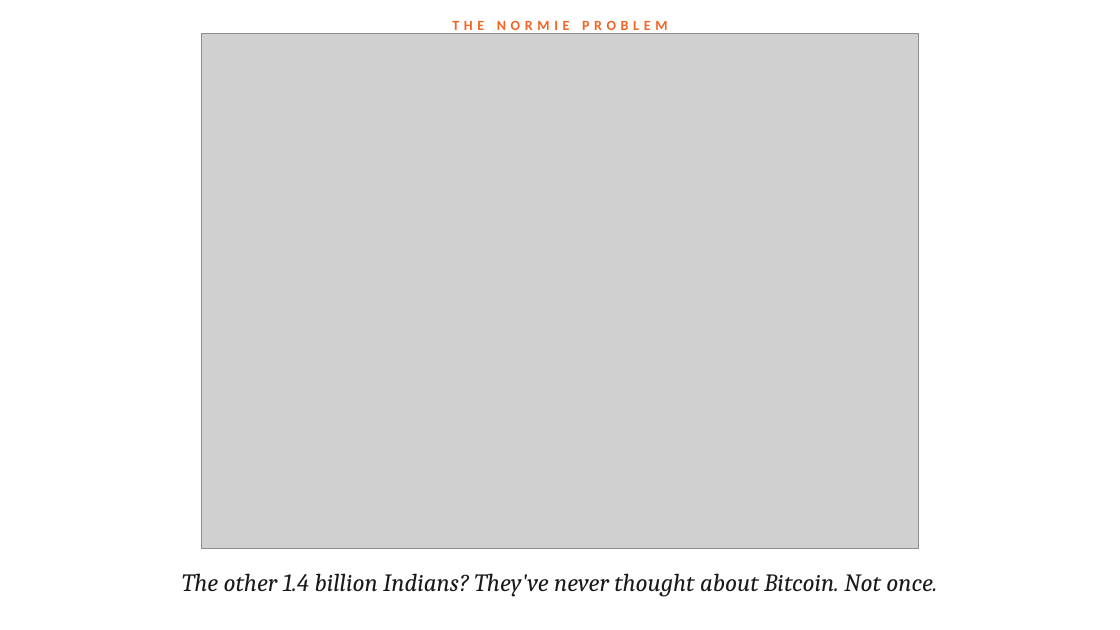
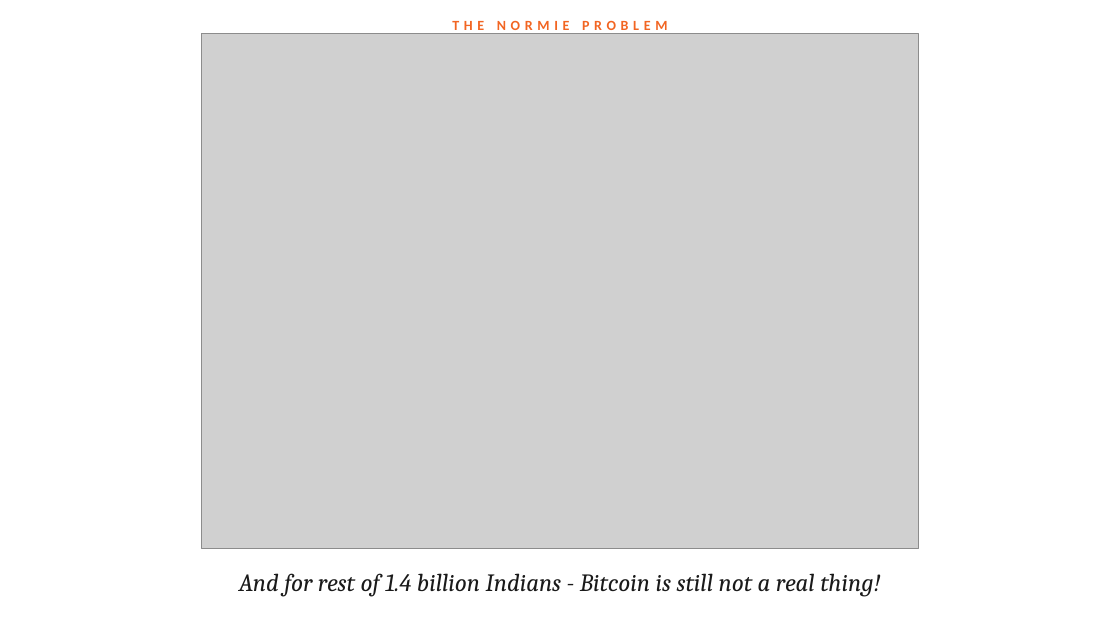
Before and after one commit to setusaurabh/bitcoincierge-pitch-deck, a slide deck: slide 4 of dist/bitcoincierge_pitch_deck.pptx. Drawn at 1120x630 pixels with LibreOffice and Linux fonts; fonts in the diff are those of the drawing; grey boxes stand for pictures. Boxes give left, top, right and bottom in pixels: in the first picture for what was removed or moved away, otherwise in the second. Text is boxed around its words. In the diff, an @@ line names an element or a change of style, - is before the commit and + after.

```diff
--- a/dist/bitcoincierge_pitch_deck.pptx
+++ b/dist/bitcoincierge_pitch_deck.pptx
@@ text at [239,573,880,596]: text changed @@
-The other 1.4 billion Indians? They've never thought about Bitcoin. Not once.
+And for rest of 1.4 billion Indians - Bitcoin is still not a real thing!
```
Also in this commit, not shown: 4 other slides changed, 1 slide added, 1 slide removed, 25 other files.
